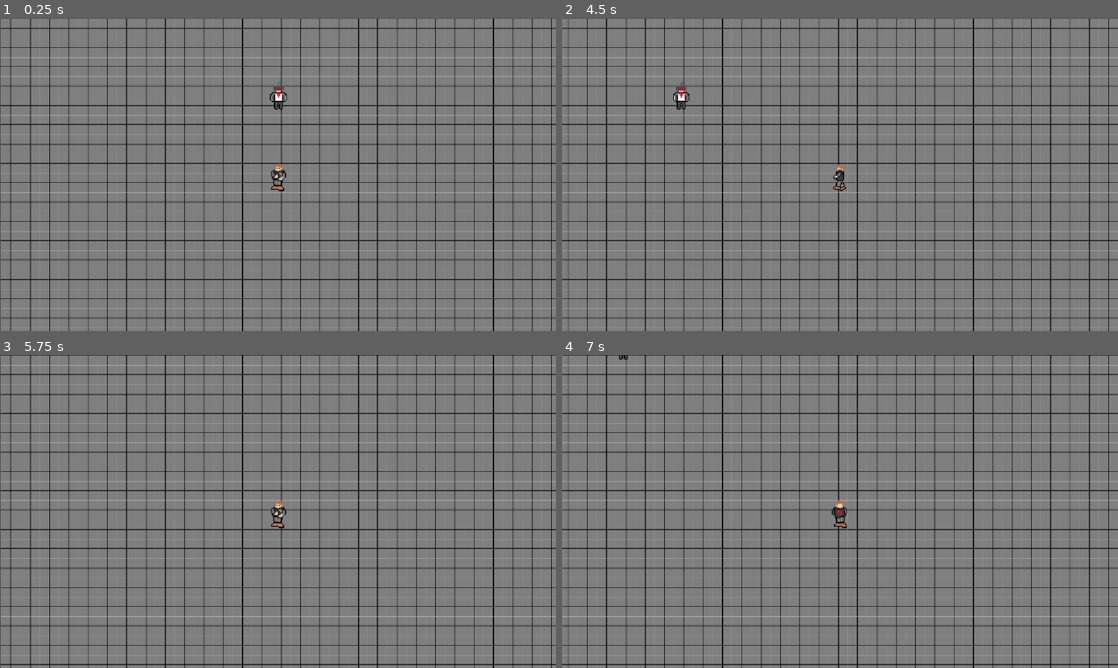
Above: before the commit, frames 1-4 (two rows, left to right).
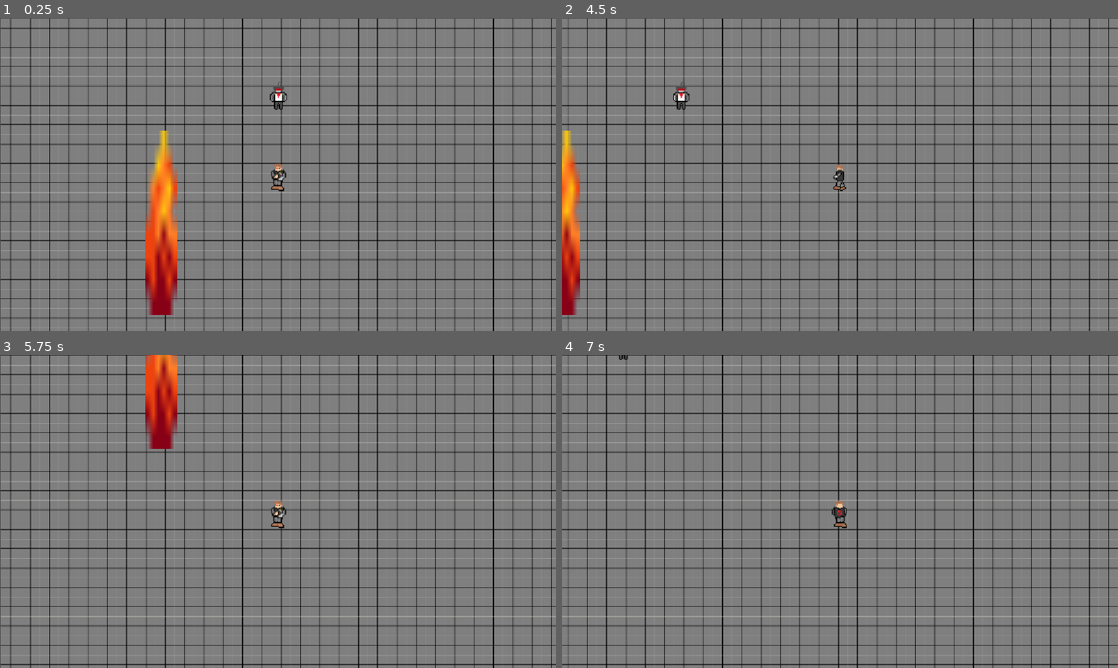
Above: after the commit, the same moments.

Repository: ColeSlaw0227/Peerless-Soldier
Game: Godot game, scene res://main_room.tscn
The game is run twice, just before and just after one commit, with the same random seed, the same clock (stepped at 60 frames per second) and the same inputs.
Inputs:
- Up to frame 1 (0.25 s): no input
- Up to frame 2 (4.5 s): tap Enter at 0.5 s; hold Right (ui_right) 0.53-1.28 s; hold Down (ui_down) 1.28-2.03 s; hold Right (ui_right) 2.03-2.78 s; tap Space at 2.75 s; hold Up (ui_up) 2.78-3.53 s; hold Left (ui_left) from 3.53 s (still down)
- Up to frame 3 (5.75 s): release Left (ui_left) at 5.03 s; hold Down (ui_down) from 5.03 s (still down)
- Up to frame 4 (7 s): release Down (ui_down) at 5.78 s; hold Right (ui_right) 5.78-6.53 s; hold Up (ui_up) from 6.53 s (still down)

The runs differ from the first frame. In frame 1, 2.8% of the frame differs, in the area x 26-32%, y 36-95%; in frame 2, 1.7%; in frame 3, 1.7%; in frame 4, nothing differs.

Commit message:
Pushing time

Diff:
--- a/main_room.tscn
+++ b/main_room.tscn
@@ -11,8 +11,16 @@
 [ext_resource type="Texture2D" uid="uid://xab4sb0mwpom" path="res://Sprite Assets/Player/Peerless Soldier LeftFace2.png" id="9_d6a44"]
 [ext_resource type="Texture2D" uid="uid://c1pnb3ty7mi71" path="res://Sprite Assets/Player/Peerless Soldier RightFace.png" id="10_ruoc2"]
 [ext_resource type="Texture2D" uid="uid://cspbme3b0ejjd" path="res://Sprite Assets/Player/Peerless Soldier RightFace2.png" id="11_l7t8c"]
+[ext_resource type="Texture2D" uid="uid://mvbc7c43a8id" path="res://Sprite Assets/Attack/Bullet.png" id="12_d6a44"]
 
-[sub_resource type="CircleShape2D" id="CircleShape2D_pj3qg"]
+[sub_resource type="RectangleShape2D" id="RectangleShape2D_ruoc2"]
+size = Vector2(30.759747, 21.712372)
+
+[sub_resource type="RectangleShape2D" id="RectangleShape2D_l7t8c"]
+size = Vector2(15.916561, 10.584761)
+
+[sub_resource type="RectangleShape2D" id="RectangleShape2D_lc65s"]
+size = Vector2(19.84448, 131.92099)
 
 [node name="MainRoom" type="Node2D" unique_id=1126727139]
 
@@ -29,10 +37,9 @@
 texture = ExtResource("2_pj3qg")
 
 [node name="CollisionShape2D" type="CollisionShape2D" parent="AdminBot" unique_id=818593728]
-visible = false
-position = Vector2(0, 1)
+position = Vector2(0.34276605, 3)
 scale = Vector2(0.5628937, 1.1953171)
-shape = SubResource("CircleShape2D_pj3qg")
+shape = SubResource("RectangleShape2D_ruoc2")
 
 [node name="Player" type="CharacterBody2D" parent="." unique_id=680696443]
 script = ExtResource("1_77bs5")
@@ -78,3 +85,24 @@
 
 [node name="PlayerCamera" type="Camera2D" parent="Player" unique_id=775474564]
 zoom = Vector2(2, 2)
+
+[node name="PlayerCollision" type="CollisionShape2D" parent="Player" unique_id=2066906378]
+position = Vector2(0, 3.3491874)
+rotation = 3.1415927
+scale = Vector2(0.5201092, 1.5775864)
+shape = SubResource("RectangleShape2D_l7t8c")
+
+[node name="Area2D" type="Area2D" parent="." unique_id=758010384]
+position = Vector2(-121.00001, 50)
+scale = Vector2(5.523985, 23.740885)
+disable_mode = 1
+collision_priority = 5.0
+
+[node name="CollisionShape2D" type="CollisionShape2D" parent="Area2D" unique_id=226870706]
+position = Vector2(0.09034729, -0.16342902)
+scale = Vector2(0.40974757, -0.058638573)
+shape = SubResource("RectangleShape2D_lc65s")
+
+[node name="Sprite2D" type="Sprite2D" parent="Area2D" unique_id=1548735129]
+scale = Vector2(0.99999994, 1.0000001)
+texture = ExtResource("12_d6a44")
--- a/player.gd
+++ b/player.gd
@@ -19,27 +19,30 @@
 	$LeftPlayer2.visible = false
 	$BackwardsPlayer2.visible = false
 	var count = int(timer * feetspeed)
-	if velocity.y == 0:
-		if velocity.x == 0:
-			$ForwardPlayer.visible = true
-		else: if velocity.x > 0:
+	if input_direction:
+		if velocity.y == 0:
+			if velocity.x == 0:
+				$ForwardPlayer.visible = true
+			else: if velocity.x > 0:
+				if fmod(count, 2) == 0:
+					$RightPlayer.visible = true
+				else:
+					$RightPlayer2.visible = true
+			else: if velocity.x < 0:
+				if fmod(count, 2) == 0:
+					$LeftPlayer.visible = true
+				else:
+					$LeftPlayer2.visible = true
+		else: if velocity.y > 0:
 			if fmod(count, 2) == 0:
-				$RightPlayer.visible = true
+				$ForwardPlayer.visible = true
 			else:
-				$RightPlayer2.visible = true
-		else: if velocity.x < 0:
+				$ForwardPlayer2.visible = true
+		else: if velocity.y < 0:
 			if fmod(count, 2) == 0:
-				$LeftPlayer.visible = true
+				$BackwardsPlayer.visible = true
 			else:
-				$LeftPlayer2.visible = true
-	else: if velocity.y > 0:
-		if fmod(count, 2) == 0:
-			$ForwardPlayer.visible = true
-		else:
-			$ForwardPlayer2.visible = true
-	else: if velocity.y < 0:
-		if fmod(count, 2) == 0:
-			$BackwardsPlayer.visible = true
-		else:
-			$BackwardsPlayer2.visible = true
+				$BackwardsPlayer2.visible = true
+	else:
+		$ForwardPlayer.visible = true
 	timer += delta
Not shown, added: Sprite Assets/Attack/Bullet.png.import
